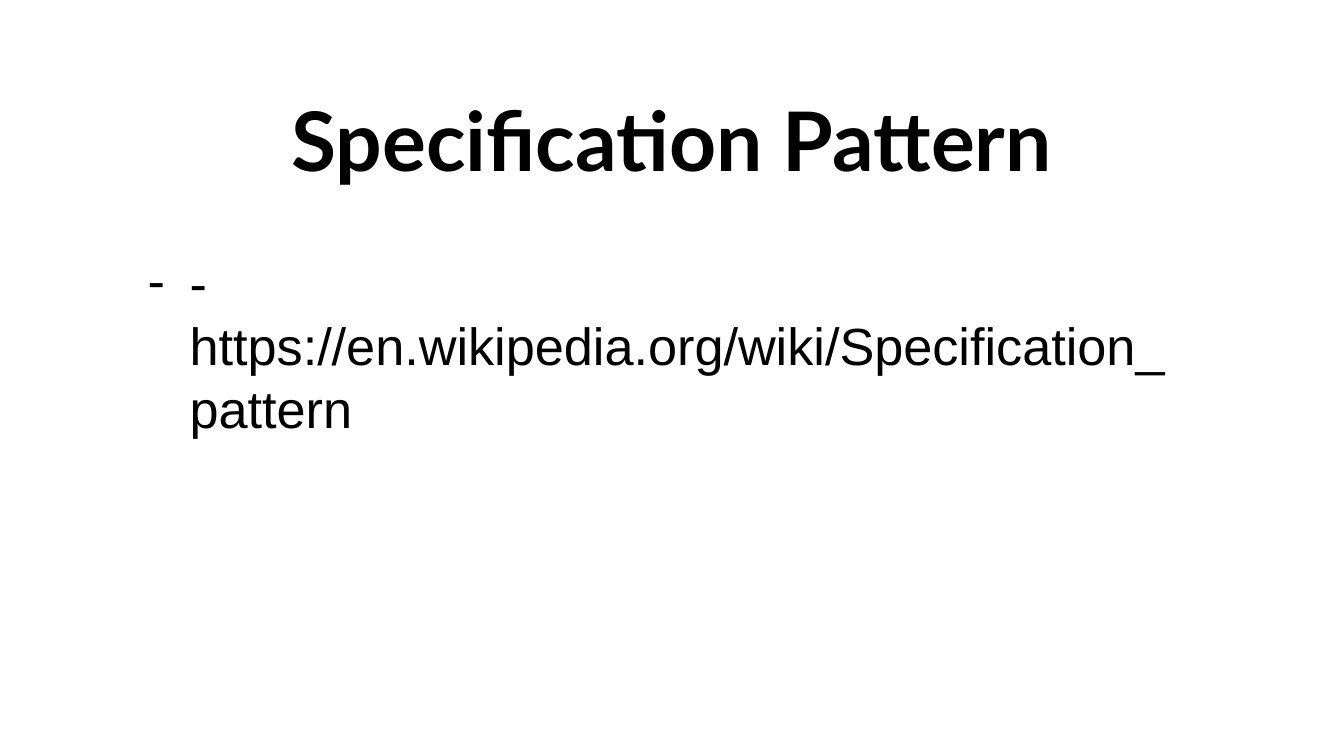
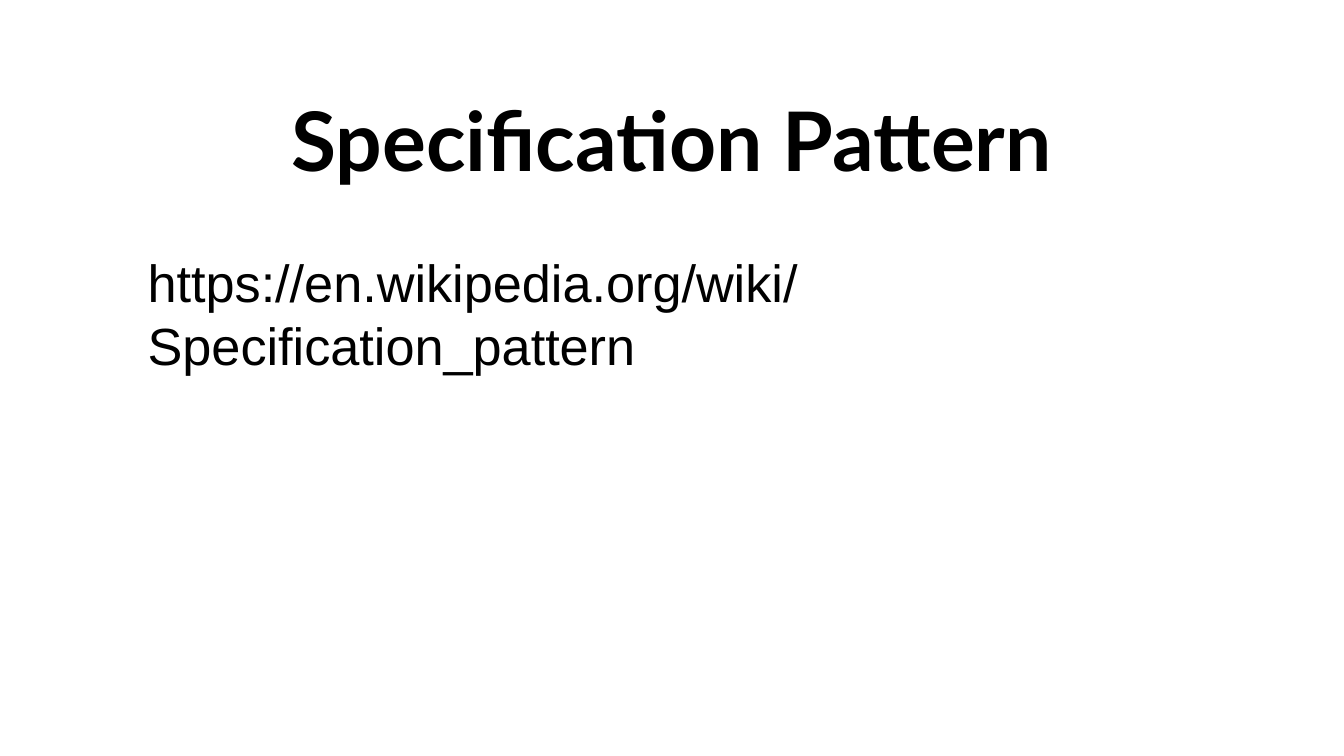
Before and after one commit to Elders/be-a-better-dev, a slide deck: slide 31 of Presentations/DomainDrivenDesign/DDD-TacticalDesign.pptx (slide 28 before the commit). Drawn at 1344x756 pixels with LibreOffice and Linux fonts; fonts in the diff are those of the drawing; background and template pictures are left out. Boxes give left, top, right and bottom in pixels: in the first picture for what was removed or moved away, otherwise in the second. Text is boxed around its words. In the diff, an @@ line names an element or a change of style, - is before the commit and + after.

```diff
--- a/Presentations/DomainDrivenDesign/DDD-TacticalDesign.pptx
+++ b/Presentations/DomainDrivenDesign/DDD-TacticalDesign.pptx
@@ text at <box>148,264,798,375</box>: text changed @@
-– - https://en.wikipedia.org/wiki/Specification_pattern
+https://en.wikipedia.org/wiki/Specification_pattern
```
Also in this commit, not shown: 1 other slide changed, 4 slides added, 1 slide removed.
